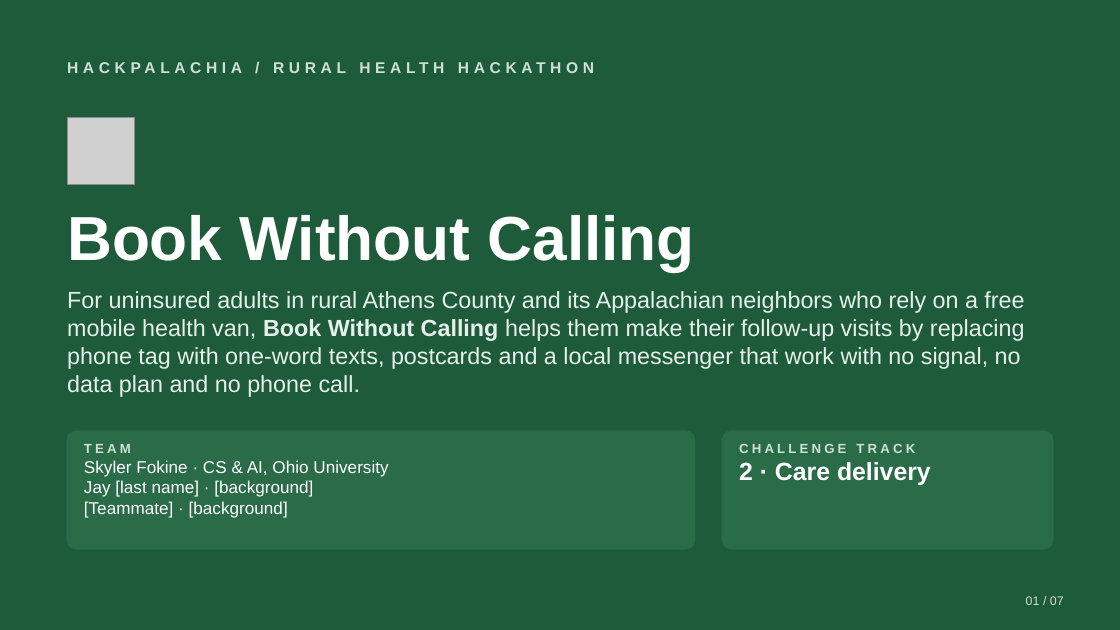
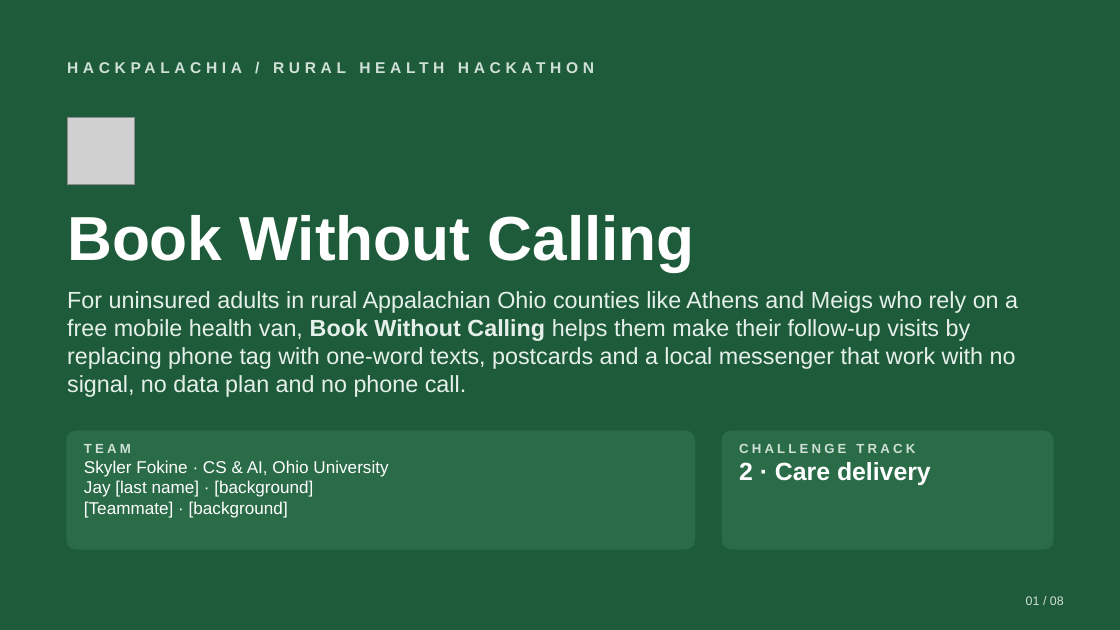
Before and after one commit to skylerfokine/book-without-calling, a slide deck: slide 1 of pitch/Book_Without_Calling_Pitch.pptx. Drawn at 1120x630 pixels with LibreOffice and Linux fonts; fonts in the diff are those of the drawing; grey boxes stand for pictures. Boxes give left, top, right and bottom in pixels: in the first picture for what was removed or moved away, otherwise in the second. Text is boxed around its words. In the diff, an @@ line names an element or a change of style, - is before the commit and + after.

```diff
--- a/pitch/Book_Without_Calling_Pitch.pptx
+++ b/pitch/Book_Without_Calling_Pitch.pptx
@@ text at [67,291,1018,397]: text changed @@
-For uninsured adults in rural Athens County and its Appalachian neighbors who rely on a free mobile health van, Book Without Calling helps them make their follow-up visits by replacing phone tag with one-word texts, postcards and a local messenger that work with no signal, no data plan and no phone call.
+For uninsured adults in rural Appalachian Ohio counties like Athens and Meigs who rely on a free mobile health van, Book Without Calling helps them make their follow-up visits by replacing phone tag with one-word texts, postcards and a local messenger that work with no signal, no data plan and no phone call.
@@ text at [1026,596,1064,605]: text changed @@
-01 / 07
+01 / 08
```
Also in this commit, not shown: 7 other slides changed, 1 slide added, 1 other file.
